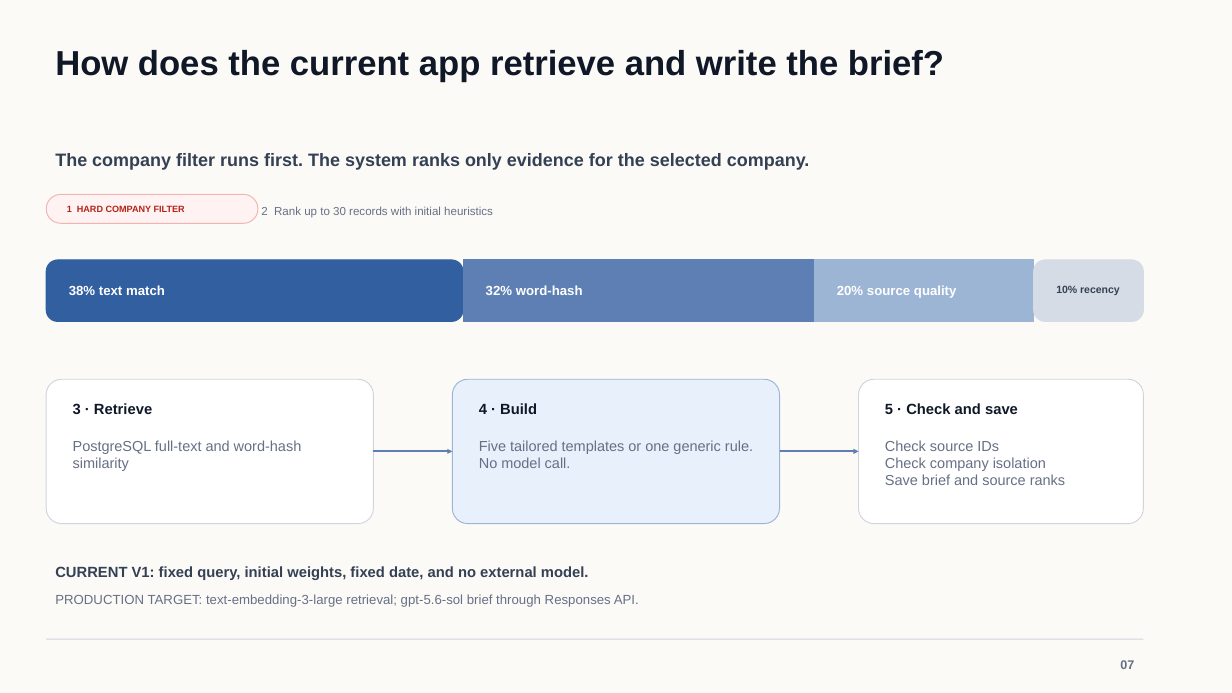
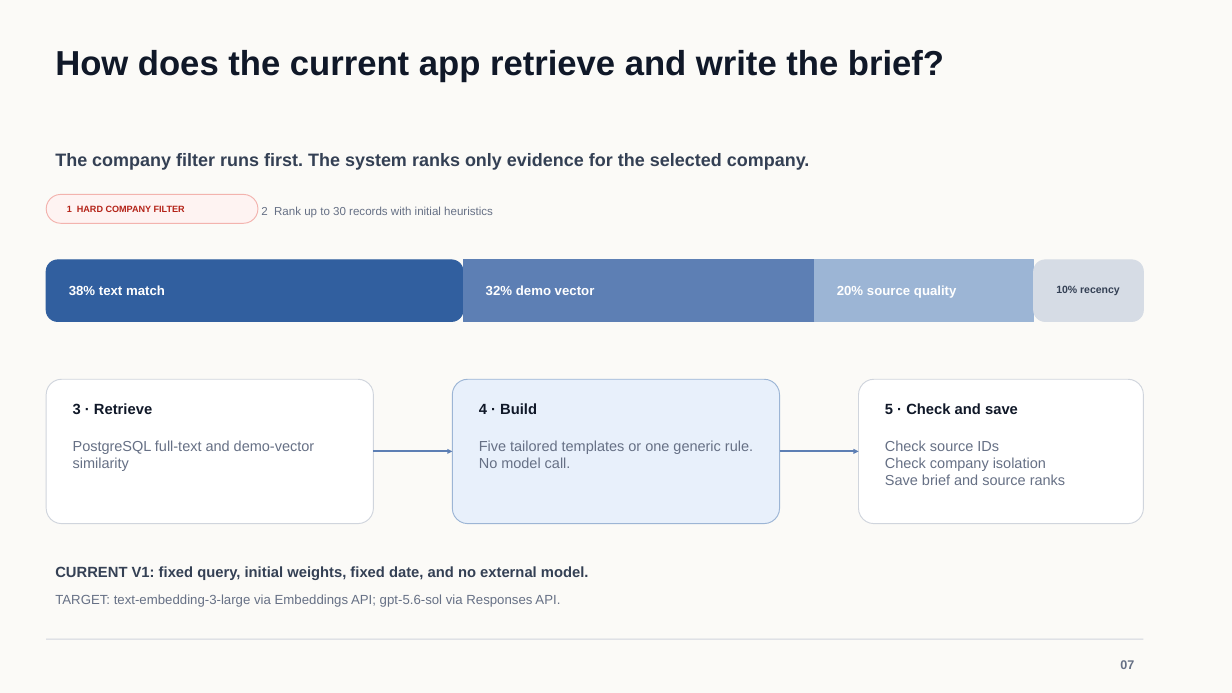
Before and after one commit to osuthorpe/LENS-POC, a slide deck: slide 7 of docs/AVIC-Portfolio-Intelligence-Brief.pptx. Drawn at 1232x693 pixels with LibreOffice and Linux fonts; fonts in the diff are those of the drawing. Boxes give left, top, right and bottom in pixels: in the first picture for what was removed or moved away, otherwise in the second. Text is boxed around its words. In the diff, an @@ line names an element or a change of style, - is before the commit and + after.

```diff
--- a/docs/AVIC-Portfolio-Intelligence-Brief.pptx
+++ b/docs/AVIC-Portfolio-Intelligence-Brief.pptx
@@ text at (x1=486, y1=285, x2=595, y2=295): text changed @@
-32% word-hash
+32% demo vector
@@ text at (x1=73, y1=440, x2=314, y2=471): text changed @@
-PostgreSQL full-text and word-hash similarity
+PostgreSQL full-text and demo-vector similarity
@@ text at (x1=55, y1=594, x2=560, y2=607): text changed @@
-PRODUCTION TARGET: text-embedding-3-large retrieval; gpt-5.6-sol brief through Responses API.
+TARGET: text-embedding-3-large via Embeddings API; gpt-5.6-sol via Responses API.
```
Also in this commit, not shown: 9 other slides changed, 1 slide added.
